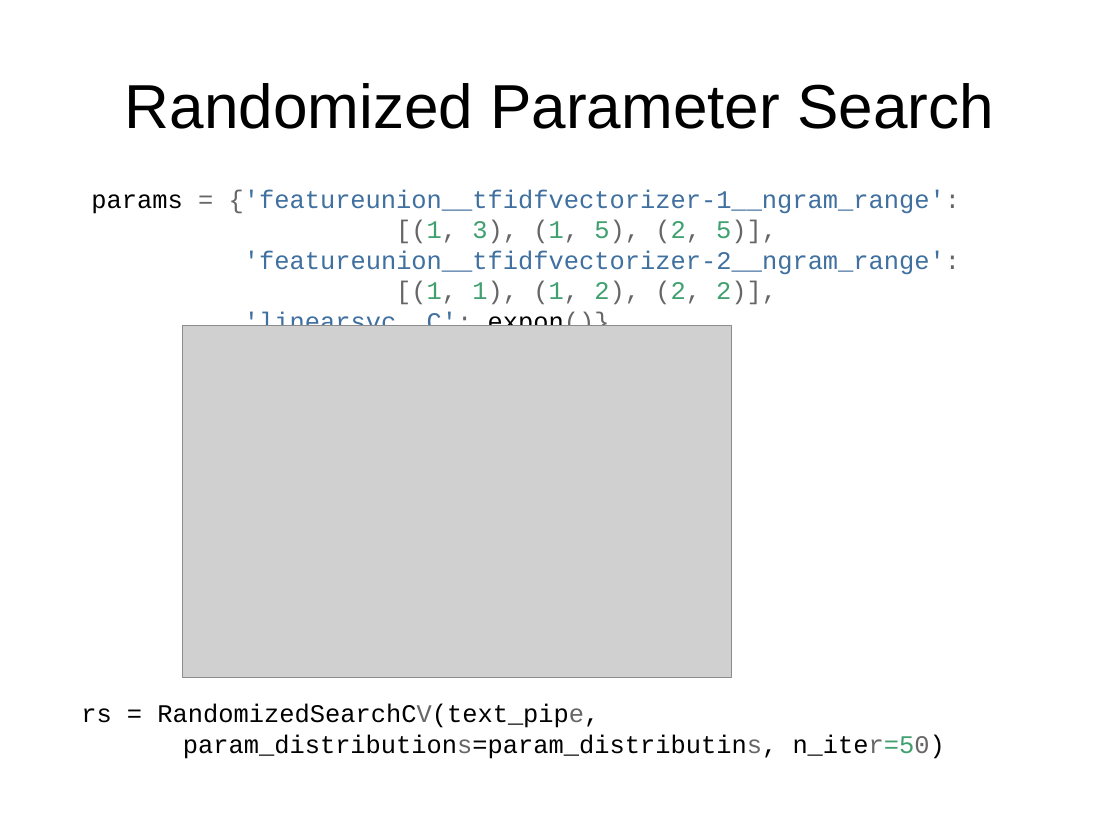
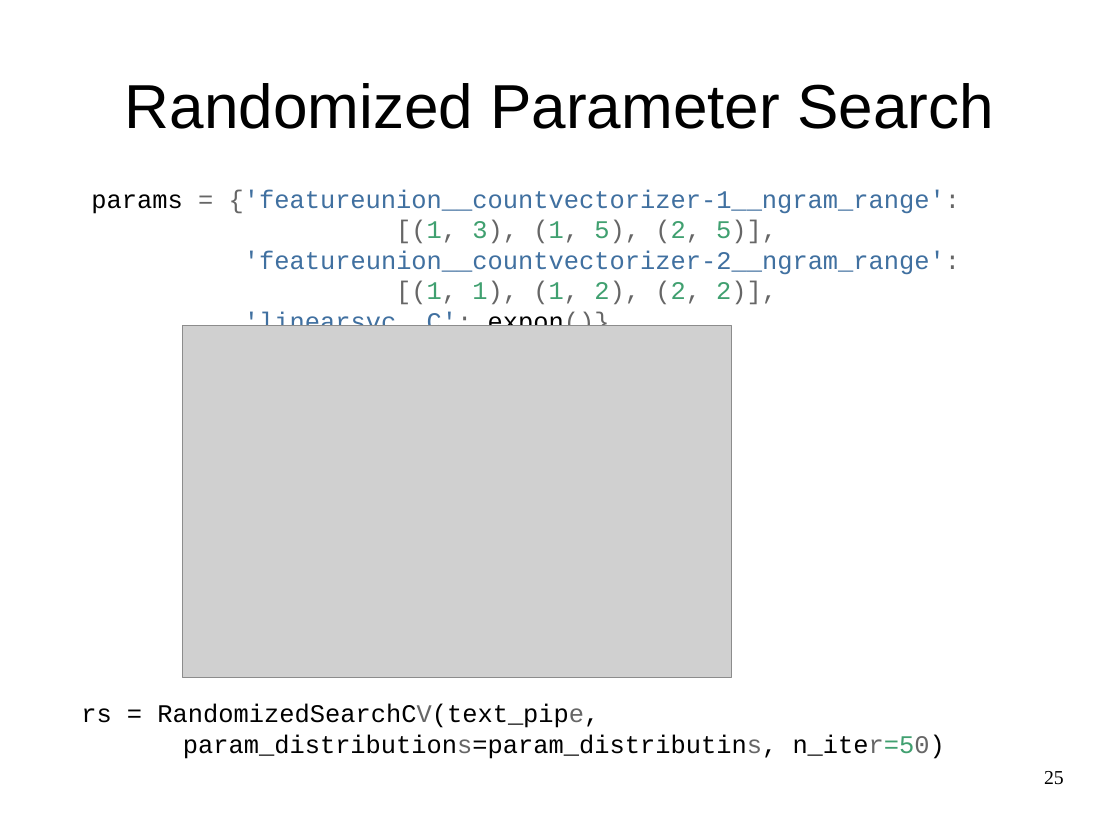
Before and after one commit to amueller/talks_odt, a slide deck: slide 25 of nyc-open-data-2015-andvanced-sklearn.odp (slide 28 before the commit). Drawn at 1120x840 pixels with LibreOffice and Linux fonts; fonts in the diff are those of the drawing; grey boxes stand for pictures. Boxes give left, top, right and bottom in pixels: in the first picture for what was removed or moved away, otherwise in the second. Text is boxed around its words. In the diff, an @@ line names an element or a change of style, - is before the commit and + after.

```diff
--- a/nyc-open-data-2015-andvanced-sklearn.odp
+++ b/nyc-open-data-2015-andvanced-sklearn.odp
@@ text at [91, 189, 961, 214]: text changed @@
-params = {'featureunion__tfidfvectorizer-1__ngram_range':
+params = {'featureunion__countvectorizer-1__ngram_range':
@@ text at [244, 250, 960, 275]: text changed @@
-'featureunion__tfidfvectorizer-2__ngram_range':
+'featureunion__countvectorizer-2__ngram_range':
@@ page number added at [1044, 771, 1064, 785], 14 pt, text #000000 @@
+25
```
Also in this commit, not shown: 58 other slides changed, 1 slide added, 5 slides removed.
